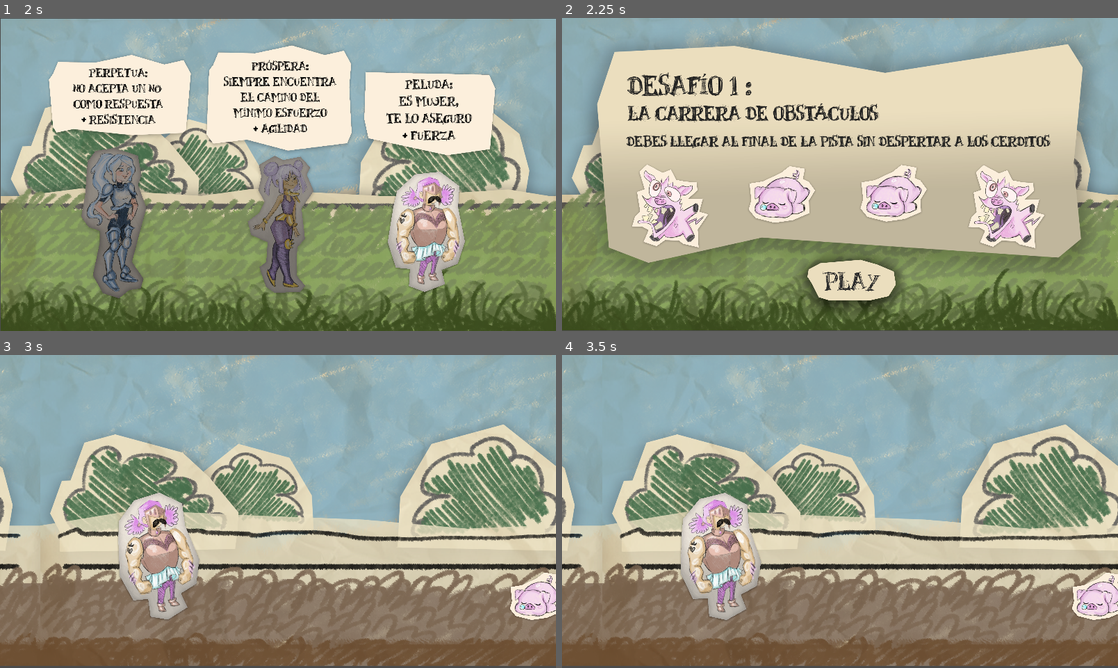
Above: before the commit, frames 1-4 (two rows, left to right).
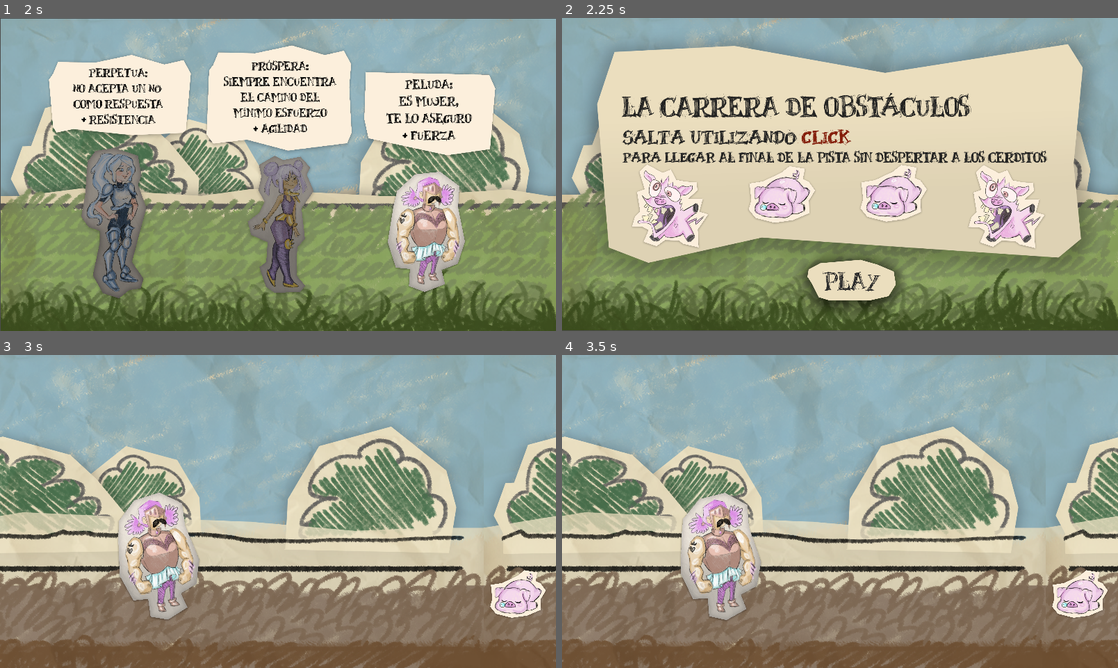
Above: after the commit, the same moments.

Repository: elianabarrios/a-frog-for-the-queendome
Game: Godot game, scene res://scenes/menu/Menu.tscn
Same seed, same stepped clock (60 frames per second), same inputs: the game is played once before the commit and once after it.
Inputs (mouse positions are in pixels of both pictures, inside the frame that each line leads up to):
- Up to frame 1 (2 s): click (272, 249) at 0.5 s; click "SKIP" at 1.25 s
- Up to frame 2 (2.25 s): click (990, 230) at 2 s
- Up to frame 3 (3 s): click (289, 617) at 2.75 s
- Up to frame 4 (3.5 s): no input

Frame 1 is identical in both runs. In frame 2, 19% of the frame differs, in the area x 7-94%, y 17-79%; in frame 3, 34%, in the area x 0-100%, y 0-100%; in frame 4, 34%.

Commit message:
armado-nivel-1

Diff:
--- a/scenes/level_1/Level1.tscn
+++ b/scenes/level_1/Level1.tscn
@@ -1,8 +1,9 @@
-[gd_scene load_steps=6 format=2]
+[gd_scene load_steps=7 format=2]
 
 [ext_resource path="res://scenes/level_1/Level1Background.tscn" type="PackedScene" id=1]
 [ext_resource path="res://scenes/obstacle/Obstacle.tscn" type="PackedScene" id=2]
 [ext_resource path="res://scenes/characters/princess/peluda/PrincessPeluda.tscn" type="PackedScene" id=3]
+[ext_resource path="res://scenes/obstacle/FlyPig.tscn" type="PackedScene" id=5]
 
 [sub_resource type="Animation" id=1]
 resource_name = "run"
@@ -26,13 +27,17 @@
 
 [node name="Level1" type="Node2D"]
 __meta__ = {
-"_edit_horizontal_guides_": [ 899.436 ]
+"_edit_horizontal_guides_": [ 899.436, 348.288 ]
 }
 
 [node name="Level1Background" parent="." instance=ExtResource( 1 )]
 
+[node name="Timer" type="Timer" parent="."]
+wait_time = 5.0
+autostart = true
+
 [node name="PrincessPeluda" parent="." instance=ExtResource( 3 )]
-position = Vector2( 396.809, 709.243 )
+position = Vector2( 784.911, 701.684 )
 scale = Vector2( 0.6, 0.6 )
 
 [node name="AnimationPlayer" type="AnimationPlayer" parent="PrincessPeluda"]
@@ -40,20 +45,200 @@
 playback_speed = 5.0
 anims/run = SubResource( 1 )
 
-[node name="Obstacle" parent="." instance=ExtResource( 2 )]
-position = Vector2( 1710.16, 842.469 )
-
-[node name="Obstacle2" parent="." instance=ExtResource( 2 )]
-position = Vector2( 2368.61, 843.225 )
-
 [node name="Ground" type="StaticBody2D" parent="."]
+visible = false
 position = Vector2( 7.13525, 52.3251 )
+__meta__ = {
+"_edit_lock_": true
+}
 
 [node name="CollisionGround" type="CollisionShape2D" parent="Ground"]
 position = Vector2( 78308.9, 999.101 )
 shape = SubResource( 2 )
 
-[node name="Timer" type="Timer" parent="."]
-wait_time = 5.0
-autostart = true
+[node name="Obstacle" parent="." instance=ExtResource( 2 )]
+position = Vector2( 2030.18, 827.35 )
+
+[node name="Obstacle2" parent="." instance=ExtResource( 2 )]
+position = Vector2( 2746.59, 830.626 )
+
+[node name="Obstacle3" parent="." instance=ExtResource( 2 )]
+position = Vector2( 3419.39, 833.146 )
+
+[node name="Obstacle4" parent="." instance=ExtResource( 2 )]
+position = Vector2( 4235.81, 835.665 )
+
+[node name="Obstacle5" parent="." instance=ExtResource( 2 )]
+position = Vector2( 5188.31, 833.145 )
+
+[node name="Obstacle6" parent="." instance=ExtResource( 2 )]
+position = Vector2( 6130.73, 835.665 )
+
+[node name="Obstacle8" parent="." instance=ExtResource( 2 )]
+position = Vector2( 7549.4, 830.625 )
+
+[node name="Obstacle9" parent="." instance=ExtResource( 2 )]
+position = Vector2( 8375.91, 835.665 )
+
+[node name="Obstacle11" parent="." instance=ExtResource( 2 )]
+position = Vector2( 10001.2, 838.185 )
+
+[node name="Obstacle12" parent="." instance=ExtResource( 2 )]
+position = Vector2( 10868, 830.625 )
+
+[node name="Obstacle14" parent="." instance=ExtResource( 2 )]
+position = Vector2( 12185.9, 830.625 )
+
+[node name="Obstacle16" parent="." instance=ExtResource( 2 )]
+position = Vector2( 13949.8, 825.586 )
+
+[node name="Obstacle18" parent="." instance=ExtResource( 2 )]
+position = Vector2( 15368.5, 835.665 )
+
+[node name="Obstacle19" parent="." instance=ExtResource( 2 )]
+position = Vector2( 16205.1, 843.225 )
+
+[node name="Obstacle20" parent="." instance=ExtResource( 2 )]
+position = Vector2( 17054.3, 840.705 )
+
+[node name="Obstacle21" parent="." instance=ExtResource( 2 )]
+position = Vector2( 18435.1, 838.185 )
+
+[node name="Obstacle22" parent="." instance=ExtResource( 2 )]
+position = Vector2( 19889.1, 843.225 )
+
+[node name="Obstacle24" parent="." instance=ExtResource( 2 )]
+position = Vector2( 21390.9, 838.185 )
+
+[node name="Obstacle25" parent="." instance=ExtResource( 2 )]
+position = Vector2( 22174.6, 840.705 )
+
+[node name="Obstacle27" parent="." instance=ExtResource( 2 )]
+position = Vector2( 23535.3, 838.185 )
+
+[node name="Obstacle28" parent="." instance=ExtResource( 2 )]
+position = Vector2( 24513, 838.185 )
+
+[node name="Obstacle29" parent="." instance=ExtResource( 2 )]
+position = Vector2( 25319.3, 835.665 )
+
+[node name="Obstacle30" parent="." instance=ExtResource( 2 )]
+position = Vector2( 25989.6, 830.626 )
+
+[node name="Obstacle34" parent="." instance=ExtResource( 2 )]
+position = Vector2( 28587.6, 835.665 )
+
+[node name="Obstacle35" parent="." instance=ExtResource( 2 )]
+position = Vector2( 29797.1, 833.145 )
+
+[node name="Obstacle36" parent="." instance=ExtResource( 2 )]
+position = Vector2( 30548, 835.665 )
+
+[node name="Obstacle37" parent="." instance=ExtResource( 2 )]
+position = Vector2( 31498, 838.185 )
+
+[node name="Obstacle39" parent="." instance=ExtResource( 2 )]
+position = Vector2( 32909.1, 830.625 )
+
+[node name="Obstacle41" parent="." instance=ExtResource( 2 )]
+position = Vector2( 34206.6, 841.304 )
+
+[node name="Obstacle42" parent="." instance=ExtResource( 2 )]
+position = Vector2( 35277.4, 832.314 )
+
+[node name="Obstacle43" parent="." instance=ExtResource( 2 )]
+position = Vector2( 36082, 830.816 )
+
+[node name="Obstacle46" parent="." instance=ExtResource( 2 )]
+position = Vector2( 38282.9, 839.875 )
+
+[node name="Obstacle47" parent="." instance=ExtResource( 2 )]
+position = Vector2( 39260.6, 839.875 )
+
+[node name="Obstacle48" parent="." instance=ExtResource( 2 )]
+position = Vector2( 40066.9, 837.355 )
+
+[node name="Obstacle49" parent="." instance=ExtResource( 2 )]
+position = Vector2( 40737.2, 832.315 )
+
+[node name="Obstacle55" parent="." instance=ExtResource( 2 )]
+position = Vector2( 42880.7, 806.613 )
+
+[node name="Obstacle56" parent="." instance=ExtResource( 2 )]
+position = Vector2( 43725.6, 817.447 )
+
+[node name="Obstacle57" parent="." instance=ExtResource( 2 )]
+position = Vector2( 34206.6, 841.304 )
+
+[node name="Obstacle58" parent="." instance=ExtResource( 2 )]
+position = Vector2( 35277.4, 832.314 )
+
+[node name="Obstacle59" parent="." instance=ExtResource( 2 )]
+position = Vector2( 44825.9, 842.607 )
+
+[node name="Obstacle60" parent="." instance=ExtResource( 2 )]
+position = Vector2( 45974, 831.688 )
+
+[node name="Obstacle62" parent="." instance=ExtResource( 2 )]
+position = Vector2( 47617.2, 831.814 )
+
+[node name="Obstacle64" parent="." instance=ExtResource( 2 )]
+position = Vector2( 49149.3, 826.427 )
+
+[node name="FlyPig" parent="." instance=ExtResource( 5 )]
+position = Vector2( 6993.24, 313.873 )
+
+[node name="FlyPig2" parent="." instance=ExtResource( 5 )]
+position = Vector2( 9131.21, 311 )
+
+[node name="FlyPig3" parent="." instance=ExtResource( 5 )]
+position = Vector2( 11445.3, 304 )
+
+[node name="FlyPig4" parent="." instance=ExtResource( 5 )]
+position = Vector2( 13017.3, 307 )
+
+[node name="FlyPig5" parent="." instance=ExtResource( 5 )]
+position = Vector2( 14730.1, 303 )
+
+[node name="FlyPig6" parent="." instance=ExtResource( 5 )]
+position = Vector2( 20569.4, 306 )
+
+[node name="FlyPig7" parent="." instance=ExtResource( 5 )]
+position = Vector2( 23143.6, 307 )
+
+[node name="FlyPig8" parent="." instance=ExtResource( 5 )]
+position = Vector2( 26724.8, 303 )
+
+[node name="FlyPig9" parent="." instance=ExtResource( 5 )]
+position = Vector2( 27869.6, 306 )
+
+[node name="FlyPig10" parent="." instance=ExtResource( 5 )]
+position = Vector2( 29045.1, 298 )
+
+[node name="FlyPig11" parent="." instance=ExtResource( 5 )]
+position = Vector2( 32104.8, 298 )
+
+[node name="FlyPig12" parent="." instance=ExtResource( 5 )]
+position = Vector2( 33886.2, 316 )
+
+[node name="FlyPig13" parent="." instance=ExtResource( 5 )]
+position = Vector2( 36702, 303 )
+
+[node name="FlyPig14" parent="." instance=ExtResource( 5 )]
+position = Vector2( 37945.6, 293 )
+
+[node name="FlyPig15" parent="." instance=ExtResource( 5 )]
+position = Vector2( 41442.3, 306 )
+
+[node name="FlyPig16" parent="." instance=ExtResource( 5 )]
+position = Vector2( 42428.5, 299 )
+
+[node name="FlyPig17" parent="." instance=ExtResource( 5 )]
+position = Vector2( 43212.1, 310 )
+
+[node name="FlyPig18" parent="." instance=ExtResource( 5 )]
+position = Vector2( 43898.9, 298 )
+
+[node name="FlyPig19" parent="." instance=ExtResource( 5 )]
+position = Vector2( 48642, 318 )
 [connection signal="timeout" from="Timer" to="PrincessPeluda" method="_on_Timer_timeout"]
--- /dev/null
+++ b/scenes/level_1/PointsCounter.tscn
@@ -0,0 +1,9 @@
+[gd_scene load_steps=2 format=2]
+
+[sub_resource type="RectangleShape2D" id=1]
+extents = Vector2( 91.3191, 17.7313 )
+
+[node name="PointsCounter" type="StaticBody2D"]
+
+[node name="GoodCheck" type="CollisionShape2D" parent="."]
+shape = SubResource( 1 )
--- /dev/null
+++ b/scenes/obstacle/FlyPig.tscn
@@ -0,0 +1,28 @@
+[gd_scene load_steps=4 format=2]
+
+[ext_resource path="res://assets/obstacle/flying-pig.png" type="Texture" id=1]
+
+[sub_resource type="CircleShape2D" id=1]
+radius = 264.134
+
+[sub_resource type="CircleShape2D" id=2]
+radius = 290.638
+
+[node name="FlyPig" type="KinematicBody2D"]
+scale = Vector2( 0.6, 0.6 )
+
+[node name="CoolPiggy" type="Sprite" parent="."]
+scale = Vector2( 0.7, 0.7 )
+texture = ExtResource( 1 )
+
+[node name="PiggyCollision" type="CollisionShape2D" parent="."]
+scale = Vector2( 0.7, 0.7 )
+shape = SubResource( 1 )
+
+[node name="PiggyArea" type="Area2D" parent="."]
+
+[node name="PiggyAreaCollision" type="CollisionShape2D" parent="PiggyArea"]
+scale = Vector2( 0.7, 0.7 )
+shape = SubResource( 2 )
+
+[node name="VisibilityNotifier2D" type="VisibilityNotifier2D" parent="."]
Binary file changed: assets/level/challenge_one_presentation.png
Binary file added: assets/obstacle/flying-pig.png
Not shown, added: assets/obstacle/flying-pig.png.import
